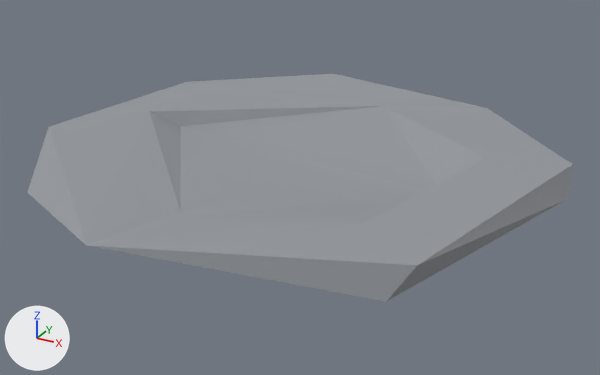
Before and after pictures for a commit that changed the glTF model s2/models/train_interior/tiny_plate.glb.
The view is the same before and after, from a 50 mm lens placed at (0.0888, -0.1588, 0.0842), pointed at (0.0017, -0.0004, 0.0049). Arrows for +X, +Y and +Z are at lower left; the lights stay in place. The first picture is the older version. Vertices at exactly the same position are counted once.

Objects in the first picture: 'tiny_plate'.
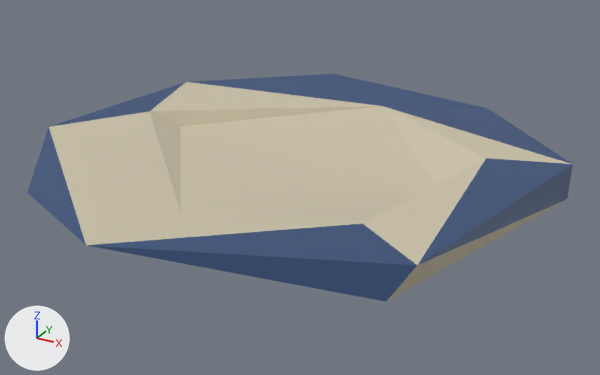
Pixel boxes [x1, y1, x2, y2] of what changed, in the pictures (600 x 375 px):
part 1 of me_tiny_plate, recoloured: [49, 82, 570, 301] in both
part 2 of me_tiny_plate, recoloured (grey to dark blue): [27, 74, 573, 302] in both

The change, as a list of edits to the scene's bpy script:
```text
Change me_tiny_plate:
    where me_tiny_plate.from_pydata(...)  # 23 vertices, 42 faces; spans x -0.06..0.06, y -0.06..0.06, z 0.0..0.015
    used by ob_tiny_plate; location = (0.0, 0.0, 0.0)
    me_tiny_plate part 1: 29 faces centred in x -0.0552..0.0494, y -0.045..0.0519, z 0.0002..0.015 are repainted in the vertex colours; the middle colour goes from grey #95999e to beige #cec5ab
    me_tiny_plate part 2: 13 faces centred in x -0.0575..0.0552, y -0.0476..0.0581, z 0.0122..0.015 are repainted in the vertex colours; the middle colour goes from grey #95999e to dark blue #364f78
```
